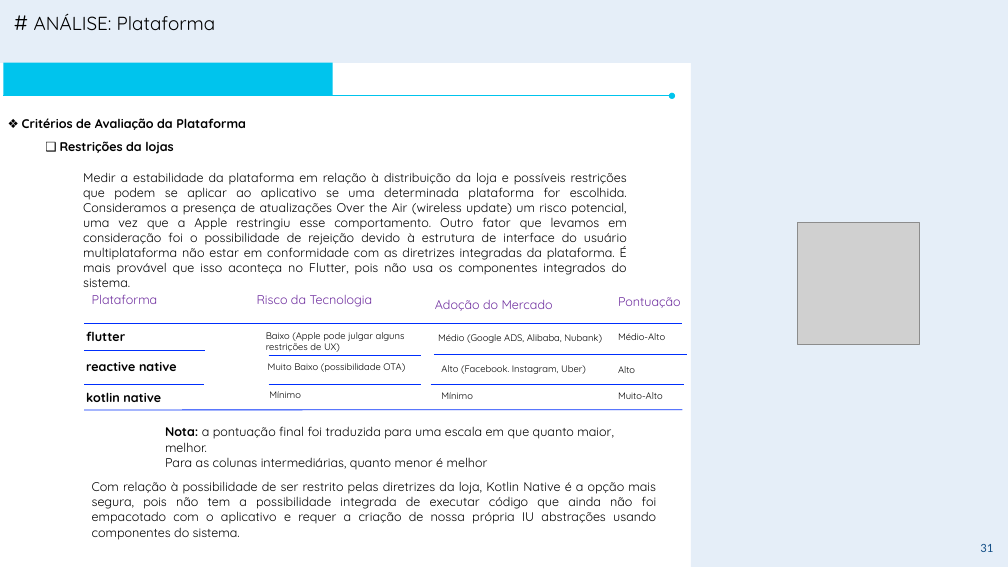
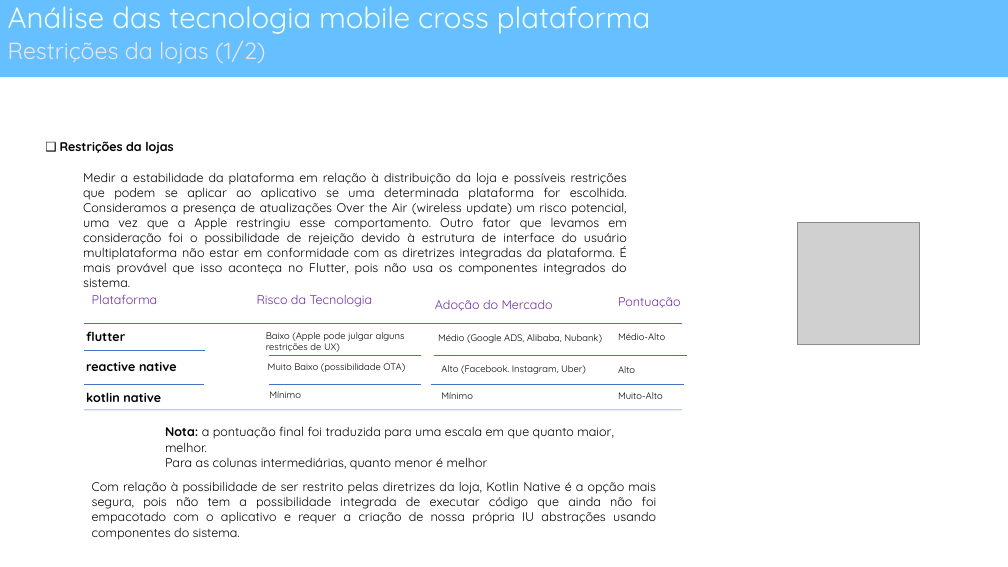
Before and after one commit to andrelcalves/reference_architectures, a slide deck: slide 31 of plataforma mobile/VR - SUPERAPP V1.0.pptx. Drawn at 1008x567 pixels with LibreOffice and Linux fonts; fonts in the diff are those of the drawing; grey boxes stand for pictures; background and template pictures are left out. Boxes give left, top, right and bottom in pixels: in the first picture for what was removed or moved away, otherwise in the second. Text is boxed around its words. In the diff, an @@ line names an element or a change of style, - is before the commit and + after.

Commit message:
arquitetura superapp mobile

```diff
--- a/plataforma mobile/VR - SUPERAPP V1.0.pptx
+++ b/plataforma mobile/VR - SUPERAPP V1.0.pptx
@@ background #FFFFFF to #FFFFFF at 50% opacity @@
@@ rectangle: place and size @@
-rectangle at [0,0,1008,63]
+rectangle at [0,0,1008,77]
@@ rectangle at [0,0,1008,77]: fill #558ED5 at 15% opacity to #66BFFF @@
@@ title added at [8,6,650,34], 28 pt, text #EFFFF1 @@
+Análise das tecnologia mobile cross plataforma
@@ text removed at [34,14,216,30] @@
-# ANÁLISE: Plataforma
@@ subtitle added at [8,40,266,64], 22.2 pt, text #E7E6E6 @@
+Restrições da lojas (1/2)
@@ rectangle removed at [3,63,333,96] @@
@@ rectangle removed at [691,63,1008,567] @@
@@ arrow removed from (3, 96) to (672, 96) @@
@@ text removed at [22,118,246,130] @@
-❖ Critérios de Avaliação da Plataforma
@@ line (84, 324) - (683, 324): stroke #002EFD 0.75 pt to #4472C4 0.5 pt @@
@@ line (84, 350) - (205, 350): stroke #002EFD 0.75 pt to #4472C4 0.5 pt @@
@@ line (268, 355) - (421, 355): stroke #002EFD 0.75 pt to #4472C4 0.5 pt @@
@@ line (434, 355) - (687, 355): stroke #002EFD 0.75 pt to #4472C4 0.5 pt @@
@@ line (84, 384) - (205, 384): stroke #002EFD 0.75 pt to #4472C4 0.5 pt @@
@@ line (268, 384) - (421, 384): stroke #002EFD 0.75 pt to #4472C4 0.5 pt @@
@@ line (431, 384) - (684, 384): stroke #002EFD 0.75 pt to #4472C4 0.5 pt @@
@@ line (84, 410) - (683, 410): stroke #002EFD 0.75 pt to #4472C4 0.5 pt @@
@@ page number removed at [980,544,993,552] @@
-31
```
Also in this commit, not shown: 40 other slides changed, 11 slides added, 2 slides removed, 1 other file.
